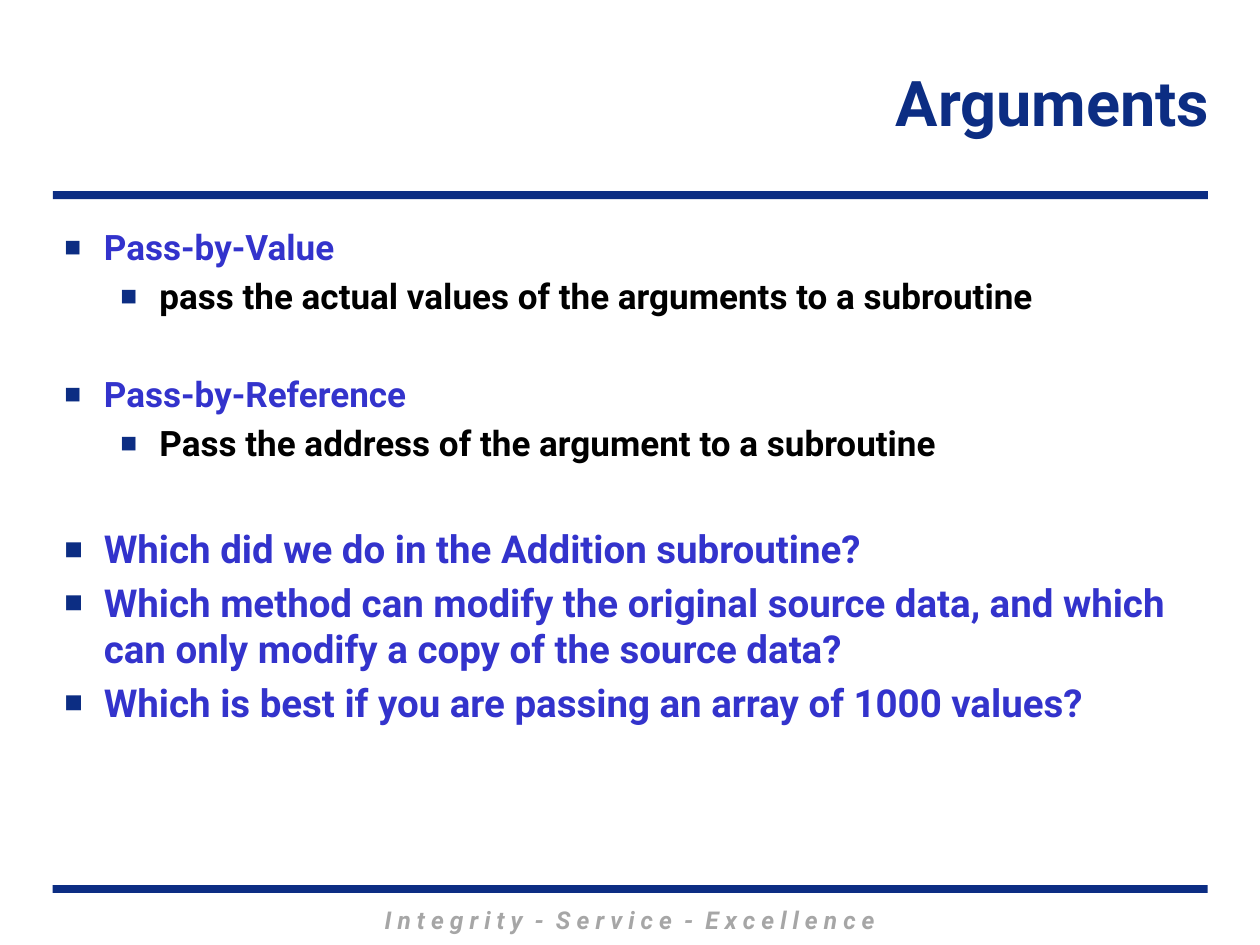
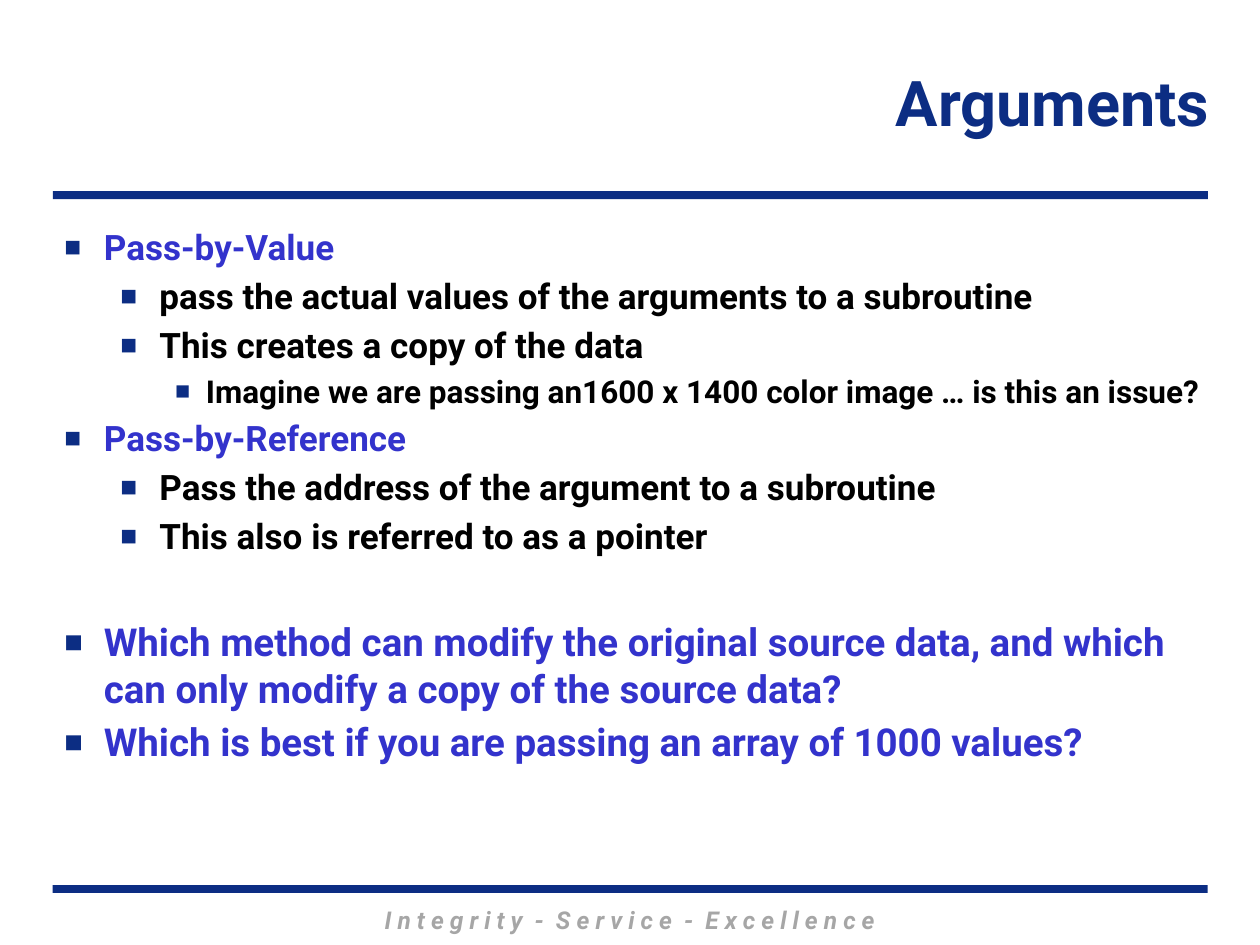
Before and after one commit to MarsUniversity/ECE382, a slide deck: slide 30 of source/lessons/lsn9-10/Lsn9-10.pptx (slide 29 before the commit). Drawn at 1260x945 pixels with LibreOffice and Linux fonts; fonts in the diff are those of the drawing; background and template pictures are left out. Boxes give left, top, right and bottom in pixels: in the first picture for what was removed or moved away, otherwise in the second. Text is boxed around its words. In the diff, an @@ line names an element or a change of style, - is before the commit and + after.

```diff
--- a/source/lessons/lsn9-10/Lsn9-10.pptx
+++ b/source/lessons/lsn9-10/Lsn9-10.pptx
@@ text at <box>159,331,1199,410</box>: paragraphs added @@
+  ■ This creates a copy of the data
+    ■ Imagine we are passing an1600 x 1400 color image … is this an issue?
@@ text at <box>159,522,707,556</box>: text changed; size 22 to 20 pt; text colour #3333CC to #000000 @@
-■ Which did we do in the Addition subroutine?
+  ■ This also is referred to as a pointer
```
Also in this commit, not shown: 1 other slide changed, 1 slide added, 14 other files.
